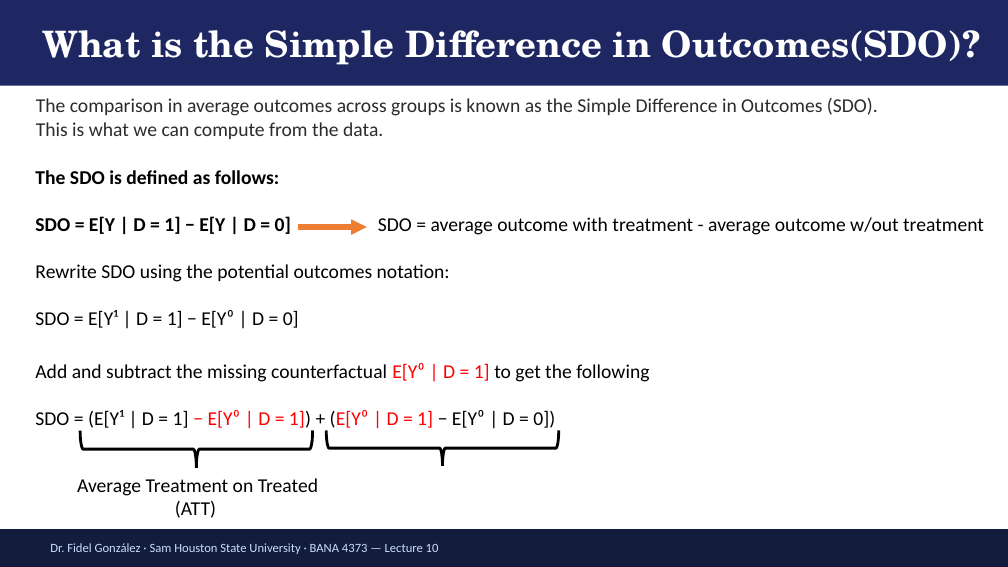
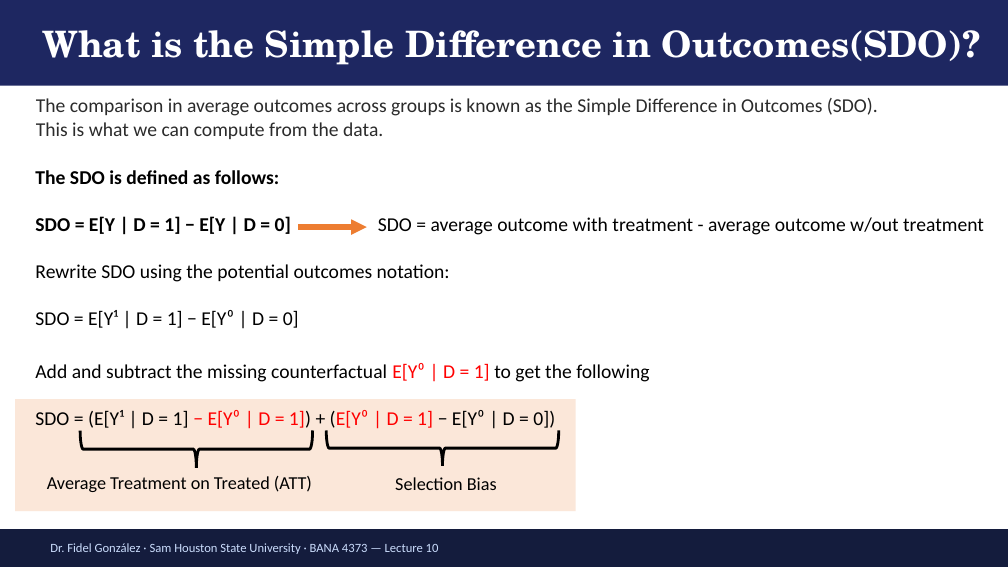
Before and after one commit to FidelGo/BANA4373-sp26, a slide deck: slide 11 of Lectures/Lecture_11/ECON4370 Lecture10 Potential Outcomes [Autosaved].pptx. Drawn at 1008x567 pixels with LibreOffice and Linux fonts; fonts in the diff are those of the drawing. Boxes give left, top, right and bottom in pixels: in the first picture for what was removed or moved away, otherwise in the second. Text is boxed around its words. In the diff, an @@ line names an element or a change of style, - is before the commit and + after.

```diff
--- a/Lectures/Lecture_11/ECON4370 Lecture10 Potential Outcomes [Autosaved].pptx
+++ b/Lectures/Lecture_11/ECON4370 Lecture10 Potential Outcomes [Autosaved].pptx
@@ rectangle added at [15,399,576,511], fill #F8CBAD at 46% opacity @@
@@ text at [47,476,312,492]: text changed; size 14 to 13 pt @@
-Average Treatment on Treated
-(ATT)
+Average Treatment on Treated (ATT)
@@ text added at [395,477,497,490], 13 pt, text #000000 @@
+Selection Bias
```
Also in this commit, not shown: 2 other slides changed, 5 slides added, 4 other files.
